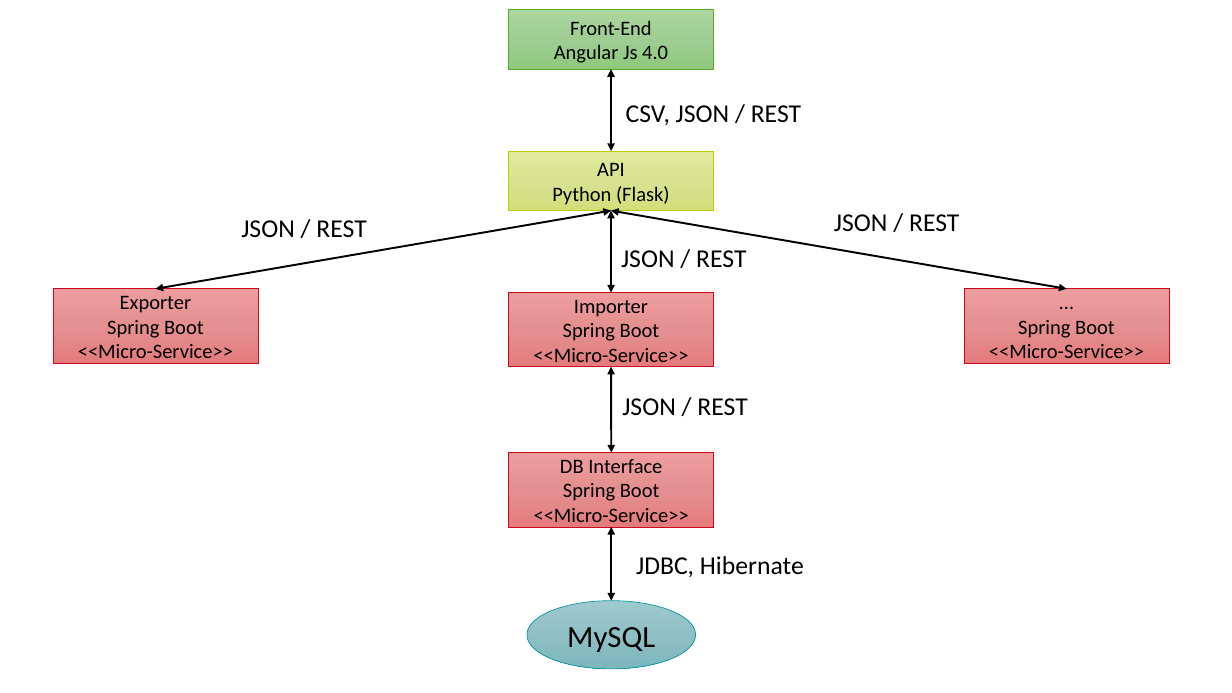
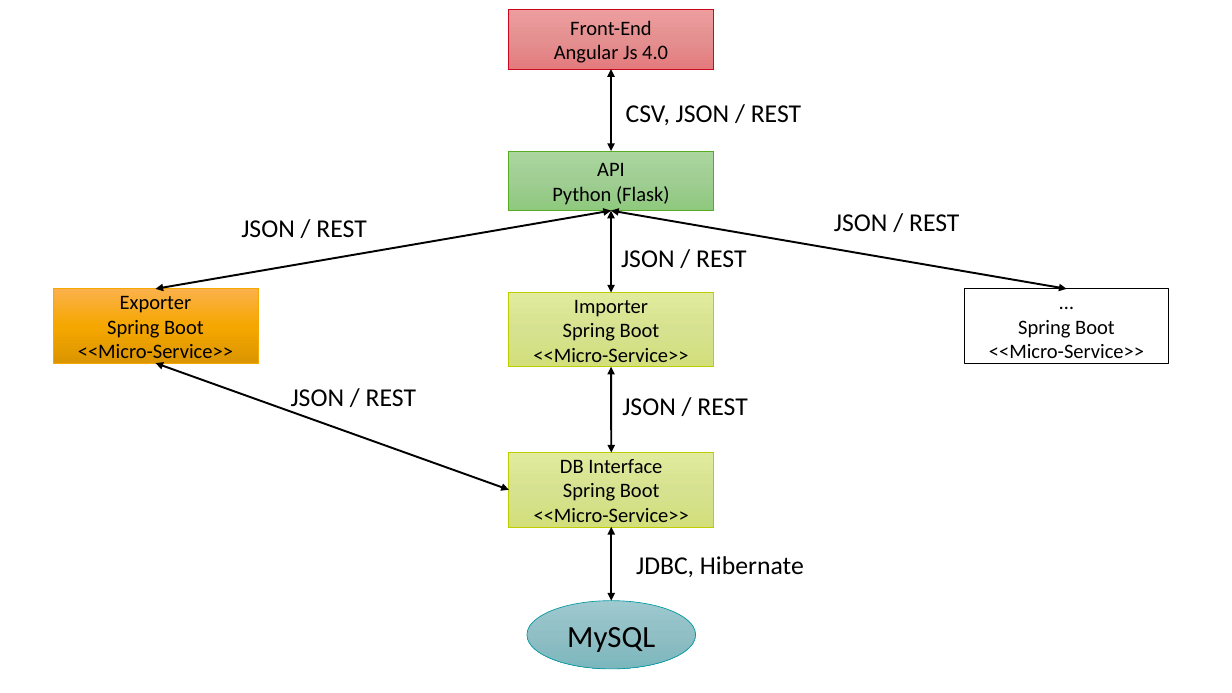
Before and after one commit to KaloyanT/gdis_test_suite, a slide deck: slide 2 of orga/Sprint_3_Presentation.pptx. Drawn at 1232x693 pixels with LibreOffice and Linux fonts; fonts in the diff are those of the drawing. Boxes give left, top, right and bottom in pixels: in the first picture for what was removed or moved away, otherwise in the second. Text is boxed around its words. In the diff, an @@ line names an element or a change of style, - is before the commit and + after.

```diff
--- a/orga/Sprint_3_Presentation.pptx
+++ b/orga/Sprint_3_Presentation.pptx
@@ rectangle "Front-End" at [508,9,714,68]: fill gradient #ABD79F to #9FCD93 to #8FC97E to gradient #EF9D9E to #E49091 to #E47C7D; outline #57AB27 0.5 pt to #CC071E 0.5 pt @@
@@ rectangle "API" at [508,151,714,210]: fill gradient #E1EC9D to #D8E390 to #D3E07C to gradient #ABD79F to #9FCD93 to #8FC97E; outline #BDCD00 0.5 pt to #57AB27 0.5 pt @@
@@ rectangle "Exporter" at [53,289,258,363]: fill gradient #EF9D9E to #E49091 to #E47C7D to gradient #FBB24B to #F6A800 to #DB9500; outline #CC071E 0.5 pt to #F6A800 0.5 pt @@
@@ rectangle "Importer" at [508,293,714,367]: fill gradient #EF9D9E to #E49091 to #E47C7D to gradient #E1EC9D to #D8E390 to #D3E07C; outline #CC071E 0.5 pt to #BDCD00 0.5 pt @@
@@ rectangle "…" at [964,289,1169,363]: fill gradient #EF9D9E to #E49091 to #E47C7D to none; outline #CC071E 0.5 pt to #000000 0.75 pt @@
@@ double arrow added from (155, 363) to (509, 490), #000000 1.5 pt @@
@@ text added at [291,389,416,412], 20 pt, text #000000 @@
+JSON / REST
@@ rectangle "DB Interface" at [509,453,714,527]: fill gradient #EF9D9E to #E49091 to #E47C7D to gradient #E1EC9D to #D8E390 to #D3E07C; outline #CC071E 0.5 pt to #BDCD00 0.5 pt @@
```
Also in this commit, not shown: 1 other slide changed, 1 other file.
